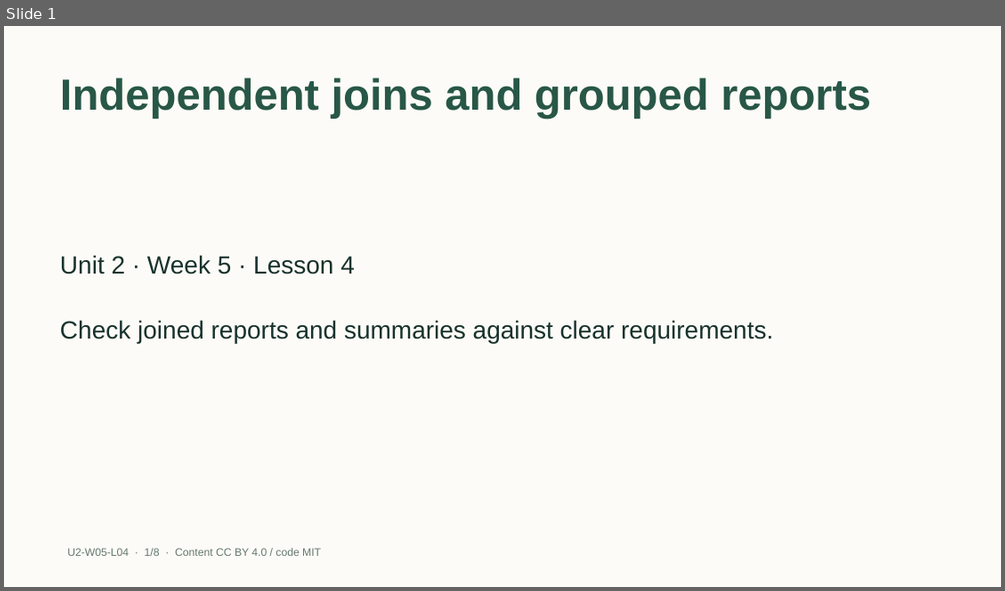
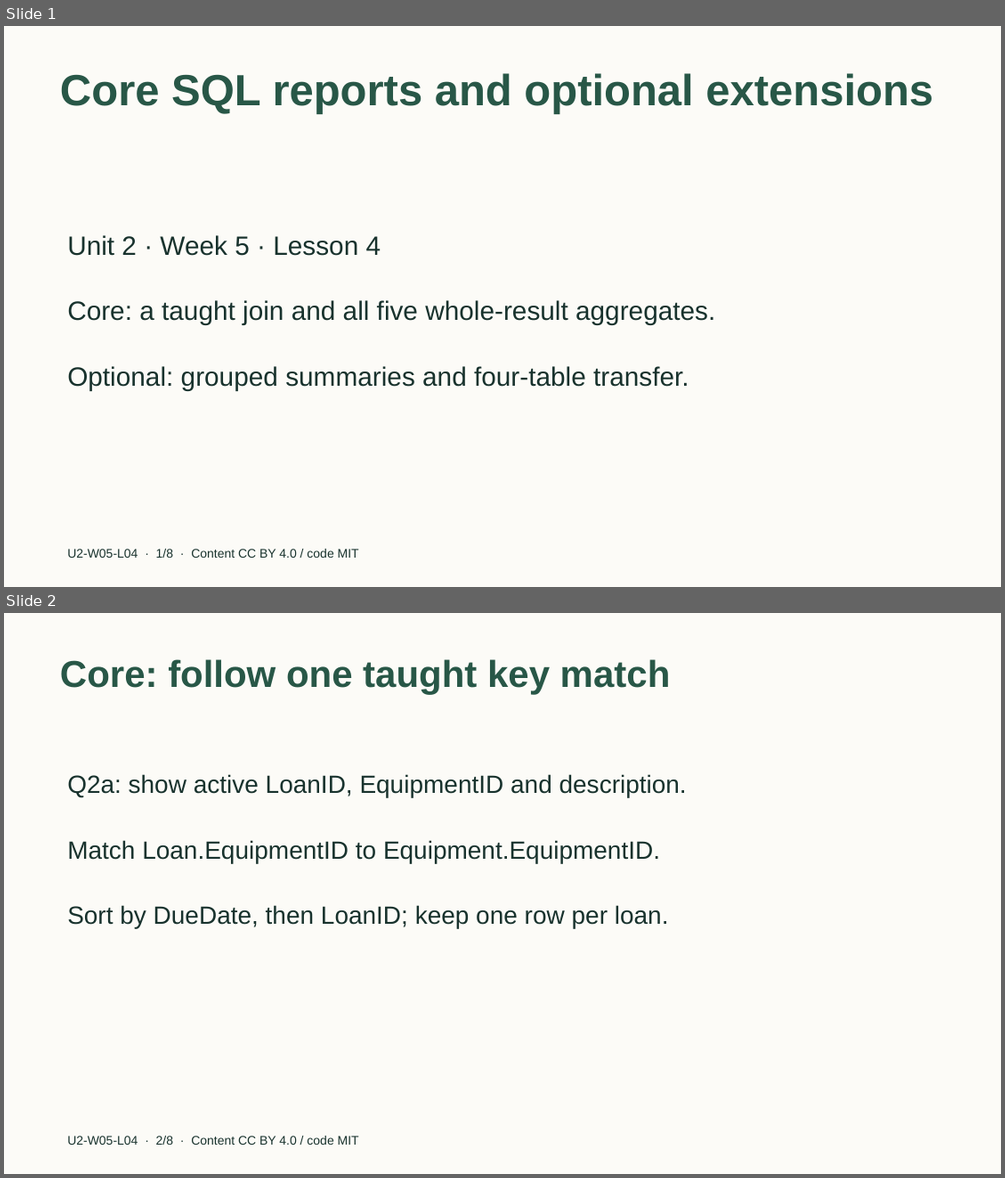
Before and after one commit to EdugenIO/cs-atar-textbook, a slide deck: dist/slides/u2-w05-l04.pptx. Shown one above the other, each under a label of ours: slide 1 before the commit, slides 1 and 2 after it. The pictures are 1005x591 and 1005x1178 pixels, drawn with LibreOffice and Linux fonts; fonts in the diff are those of the drawing. Boxes give left, top, right and bottom in pixels: in the first picture for what was removed or moved away, otherwise in the second. Text is boxed around its words. In the diff, an @@ line names an element or a change of style, - is before the commit and + after.

Commit message:
Separate Year 11 SQL core practice from optional extensions (S04)

```diff
--- a/dist/slides/u2-w05-l04.pptx
+++ b/dist/slides/u2-w05-l04.pptx
@@ slide 2 added at (x1=4, y1=613, x2=1001, y2=1174), background #FCFBF7 @@
@@ title added at (x1=60, y1=659, x2=671, y2=695), 36 pt, text #285747, bold @@
+Core: follow one taught key match
@@ text added at (x1=67, y1=774, x2=687, y2=797), 24 pt, text #18322D @@
+Q2a: show active LoanID, EquipmentID and description.
@@ text added at (x1=67, y1=840, x2=660, y2=863), 24 pt, text #18322D @@
+Match Loan.EquipmentID to Equipment.EquipmentID.
@@ text added at (x1=67, y1=905, x2=669, y2=928), 24 pt, text #18322D @@
+Sort by DueDate, then LoanID; keep one row per loan.
@@ text added at (x1=67, y1=1135, x2=359, y2=1144), 12 pt, text #18322D @@
+U2-W05-L04 · 2/8 · Content CC BY 4.0 / code MIT
@@ slide 1 changed as well @@
@@ title at (x1=60, y1=73, x2=933, y2=114): text changed @@
-Independent joins and grouped reports
+Core SQL reports and optional extensions
@@ text "Unit 2 · Week 5 ..." at (x1=67, y1=235, x2=381, y2=256): size 24 to 25.5 pt; vertical alignment middle to top @@
@@ text "Core: a taught join and ..." at (x1=67, y1=300, x2=715, y2=325): vertical alignment middle to top @@
@@ text at (x1=67, y1=300, x2=715, y2=325): text changed; size 24 to 25.5 pt @@
-Check joined reports and summaries against clear requirements.
+Core: a taught join and all five whole-result aggregates.
@@ text added at (x1=67, y1=366, x2=689, y2=390), 25.5 pt, text #18322D @@
+Optional: grouped summaries and four-table transfer.
@@ text "U2-W05-L04 · 1/8 · Content ..." at (x1=67, y1=548, x2=359, y2=557): size 10.5 to 12 pt, text colour #66786F to #18322D @@
```
Also in this commit, not shown: 2 other slides changed, 4 other slides added, 5 slides removed, 37 other files.
